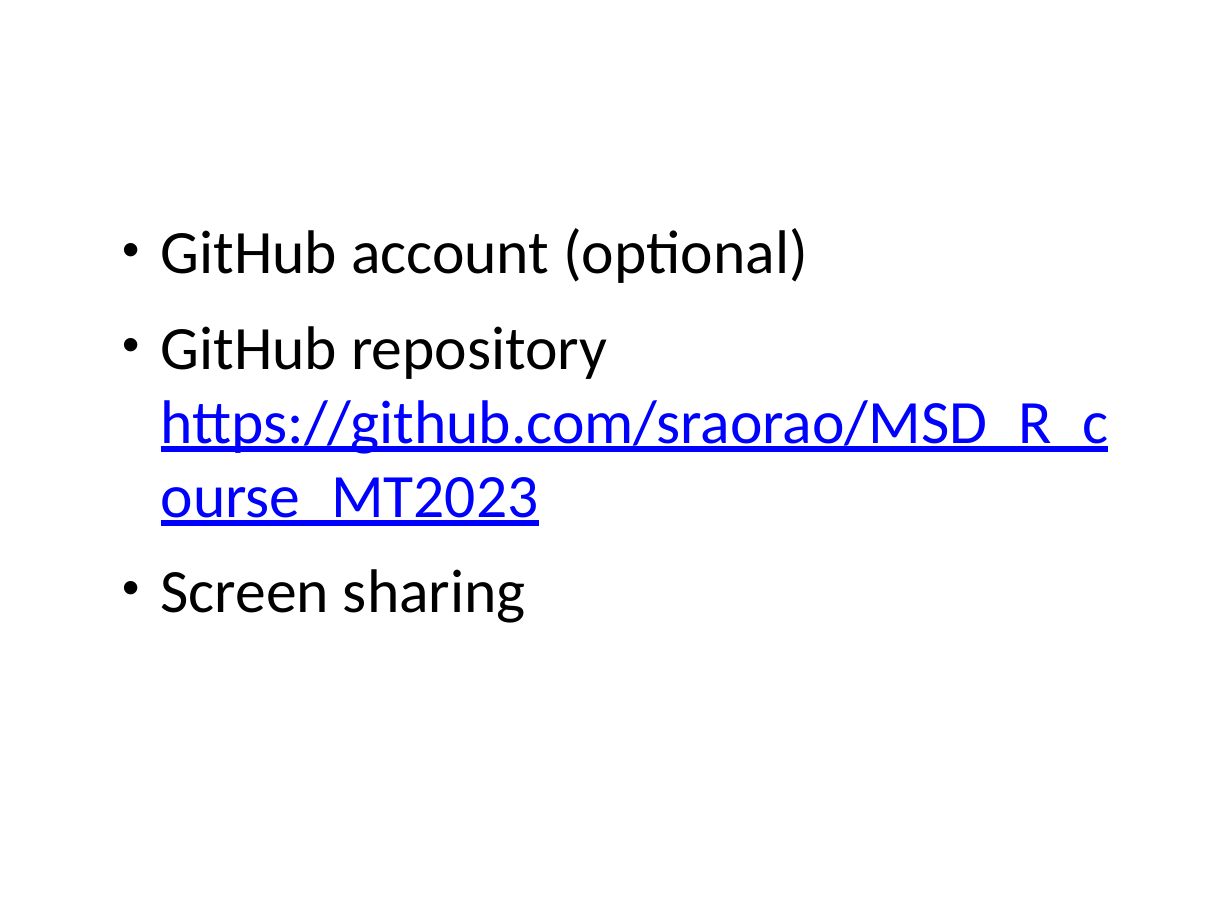
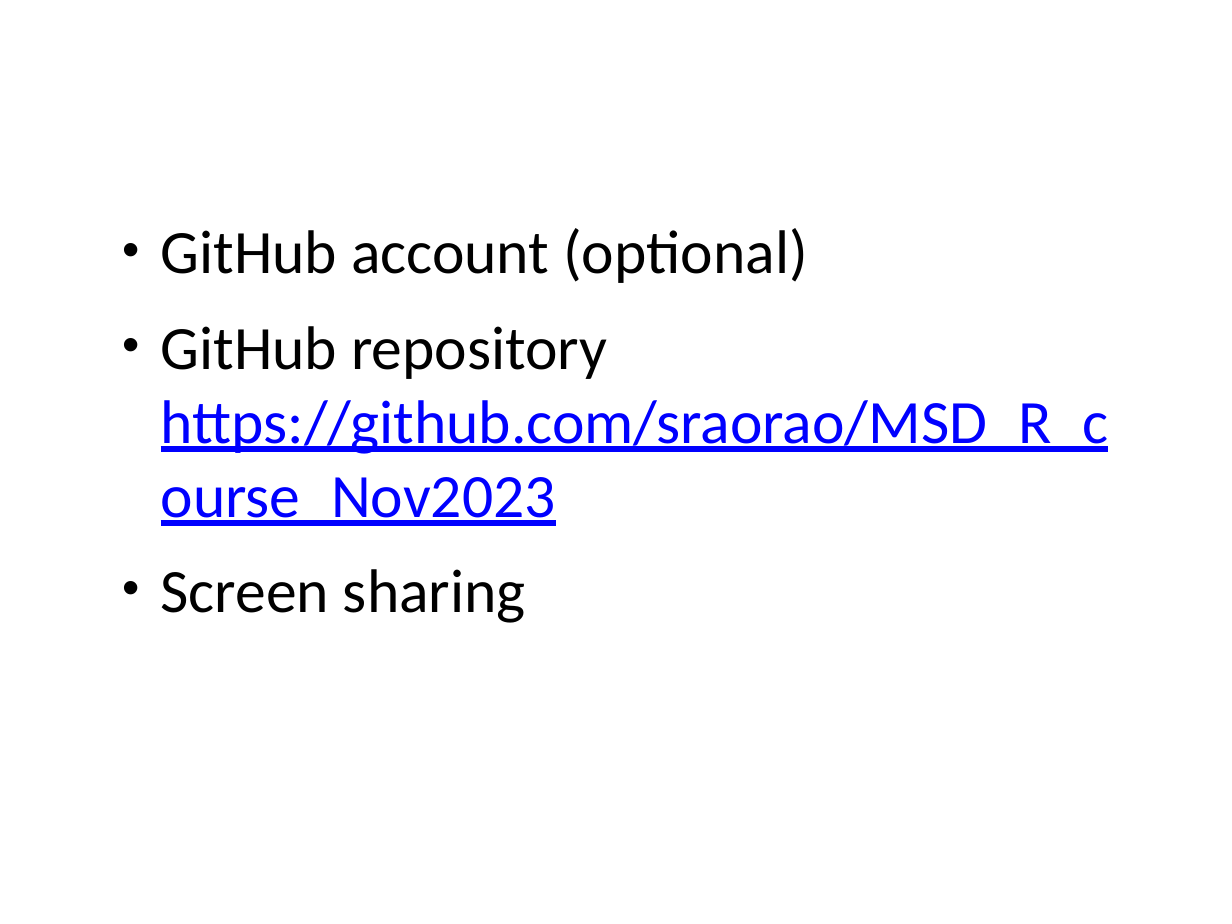
Before and after one commit to sraorao/MSD_R_course_Nov2023, a slide deck: slide 3 of powerpoint/Session1.pptx. Drawn at 1232x924 pixels with LibreOffice and Linux fonts; fonts in the diff are those of the drawing. Boxes give left, top, right and bottom in pixels: in the first picture for what was removed or moved away, otherwise in the second. Text is boxed around its words. In the diff, an @@ line names an element or a change of style, - is before the commit and + after.

```diff
--- a/powerpoint/Session1.pptx
+++ b/powerpoint/Session1.pptx
@@ text at (161, 326, 1109, 526): text changed @@
-• GitHub repository https://github.com/sraorao/MSD_R_course_MT2023
+• GitHub repository https://github.com/sraorao/MSD_R_course_Nov2023
```
Also in this commit, not shown: 7 other files.
